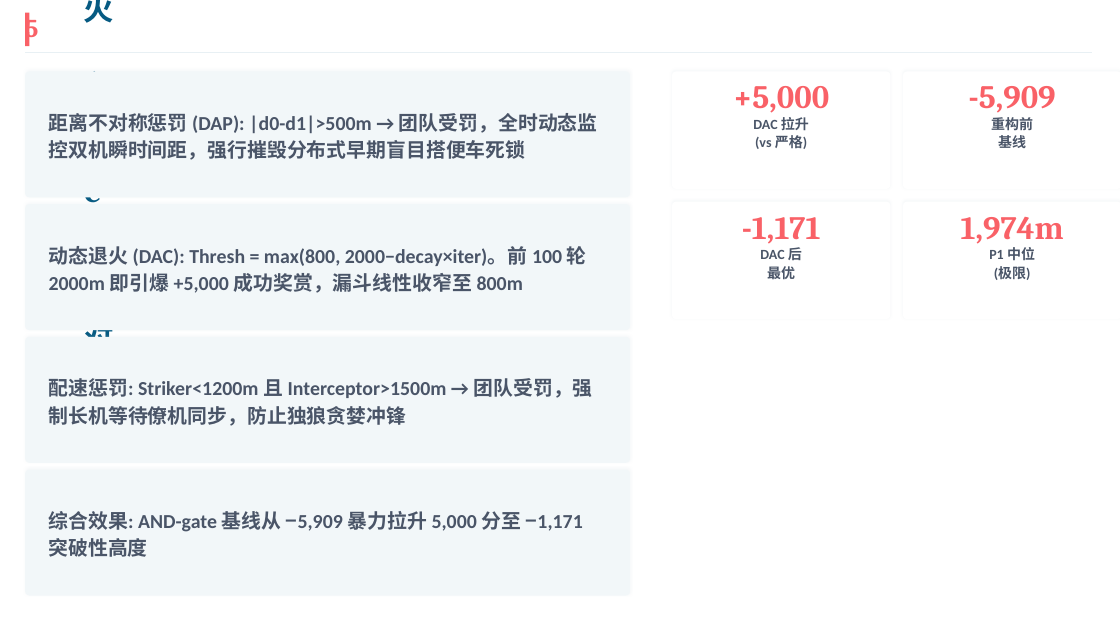
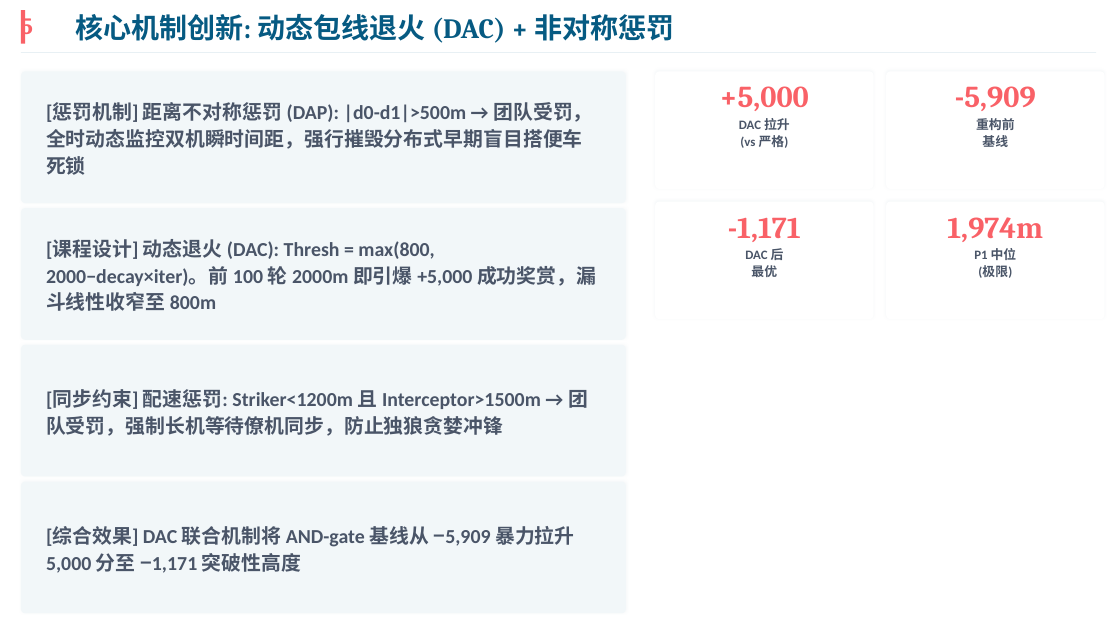
Before and after one commit to NishimiyaXSean/jsbsim-marl-formation, a slide deck: slide 6 of results/ppt/formation_coop_v7.pptx. Drawn at 1120x630 pixels with LibreOffice and Linux fonts; fonts in the diff are those of the drawing. Boxes give left, top, right and bottom in pixels: in the first picture for what was removed or moved away, otherwise in the second. Text is boxed around its words. In the diff, an @@ line names an element or a change of style, - is before the commit and + after.

Commit message:
feat: PPT v7 final + Self-Attention architecture diagram
PPT fixes:
  - Title bar: reduced font (24pt), wider box (12.2"), overflow prevention
  - All framed text boxes now prefixed with keyword tags:
    [特征解耦] [注意力路由] [对称破缺] [价值引导] etc.
  - Box height limits relaxed to 1.6" for better fill
  - P2 body expanded with structured bullet format (致命缺陷/具体表现/根因)

New figure: results/viz/fig_self_attention_arch.pdf
  - Clean flowchart: Obs[33] -> 3 Tokens -> Linear -> MHA -> Pool -> MLP -> Action
  - Embedded on P3 alongside existing Fig 3 stats
  - Ocean Gradient palette, white background, publication style

```diff
--- a/results/ppt/formation_coop_v7.pptx
+++ b/results/ppt/formation_coop_v7.pptx
@@ text "5" at [21,13,33,39]: size 22 to 20 pt @@
@@ rectangle: place and size @@
-rectangle at [25,13,29,46]
+rectangle at [21,10,25,44]
@@ text "核心机制创新: 动态包线退火 (DAC) + 非对称惩罚": place and size @@
-text "核心机制创新: 动态包线退火 (DAC) + 非对称惩罚" at [84,0,114,466]
+text "核心机制创新: 动态包线退火 (DAC) + 非对称惩罚" at [75,14,674,43]
@@ text "核心机制创新: 动态包线退火 (DAC) + 非对称惩罚" at [75,14,674,43]: size 26 to 24 pt @@
@@ rectangle: place and size @@
-rectangle at [25,52,1092,53]
+rectangle at [21,52,1096,53]
@@ rounded rectangle: place and size @@
-rounded rectangle at [25,71,630,197]
+rounded rectangle at [21,71,626,203]
@@ text at [46,102,592,175]: text changed @@
-距离不对称惩罚 (DAP): |d0-d1|>500m → 团队受罚，全时动态监控双机瞬时间距，强行摧毁分布式早期盲目搭便车死锁
+[惩罚机制] 距离不对称惩罚 (DAP): |d0-d1|>500m → 团队受罚，全时动态监控双机瞬时间距，强行摧毁分布式早期盲目搭便车死锁
@@ rounded rectangle: place and size @@
-rounded rectangle at [25,204,630,330]
+rounded rectangle at [21,208,626,340]
@@ 8 texts, 4 rounded rectangles: place and size @@
-8 texts, 4 rounded rectangles at [672,71,1120,319]
+8 texts, 4 rounded rectangles at [655,71,1105,319]
@@ size 28 to 26 pt in 4 elements at [720,86,809,111], [955,86,1036,111], [728,217,801,242], [947,217,1043,242] @@
@@ text at [46,239,596,311]: text changed @@
-动态退火 (DAC): Thresh = max(800, 2000−decay×iter)。前 100 轮 2000m 即引爆 +5,000 成功奖赏，漏斗线性收窄至 800m
+[课程设计] 动态退火 (DAC): Thresh = max(800, 2000−decay×iter)。前 100 轮 2000m 即引爆 +5,000 成功奖赏，漏斗线性收窄至 800m
@@ size 12 to 11 pt in 4 elements at [739,118,790,148], [976,118,1015,147], [745,248,784,277], [974,248,1017,278] @@
@@ rounded rectangle: place and size @@
-rounded rectangle at [25,337,630,463]
+rounded rectangle at [21,345,626,477]
@@ text at [46,389,588,436]: text changed @@
-配速惩罚: Striker<1200m 且 Interceptor>1500m → 团队受罚，强制长机等待僚机同步，防止独狼贪婪冲锋
+[同步约束] 配速惩罚: Striker<1200m 且 Interceptor>1500m → 团队受罚，强制长机等待僚机同步，防止独狼贪婪冲锋
@@ proportions changed in 4 elements at [21,71,626,203], [21,208,626,340], [21,345,626,477], [21,481,626,613] @@
@@ rounded rectangle: place and size @@
-rounded rectangle at [25,470,630,596]
+rounded rectangle at [21,481,626,613]
@@ text at [46,526,574,573]: text changed @@
-综合效果: AND-gate 基线从 −5,909 暴力拉升 5,000 分至 −1,171 突破性高度
+[综合效果] DAC 联合机制将 AND-gate 基线从 −5,909 暴力拉升 5,000 分至 −1,171 突破性高度
```
Also in this commit, not shown: 11 other slides changed, 2 other files.
